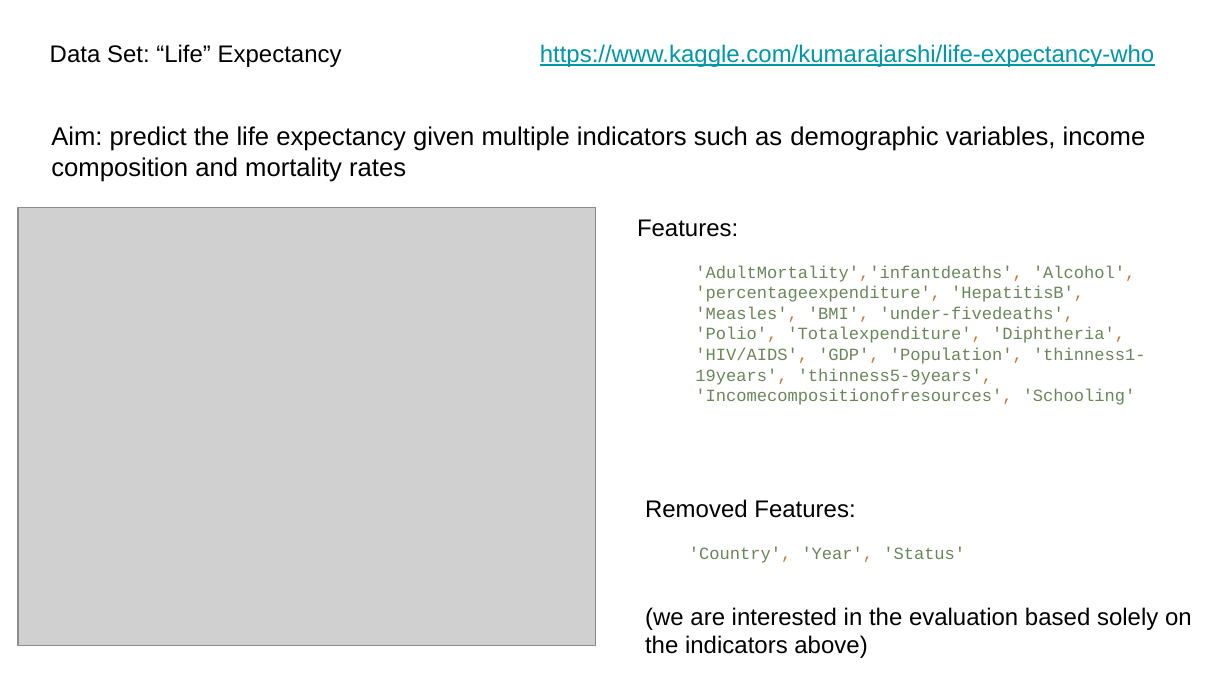
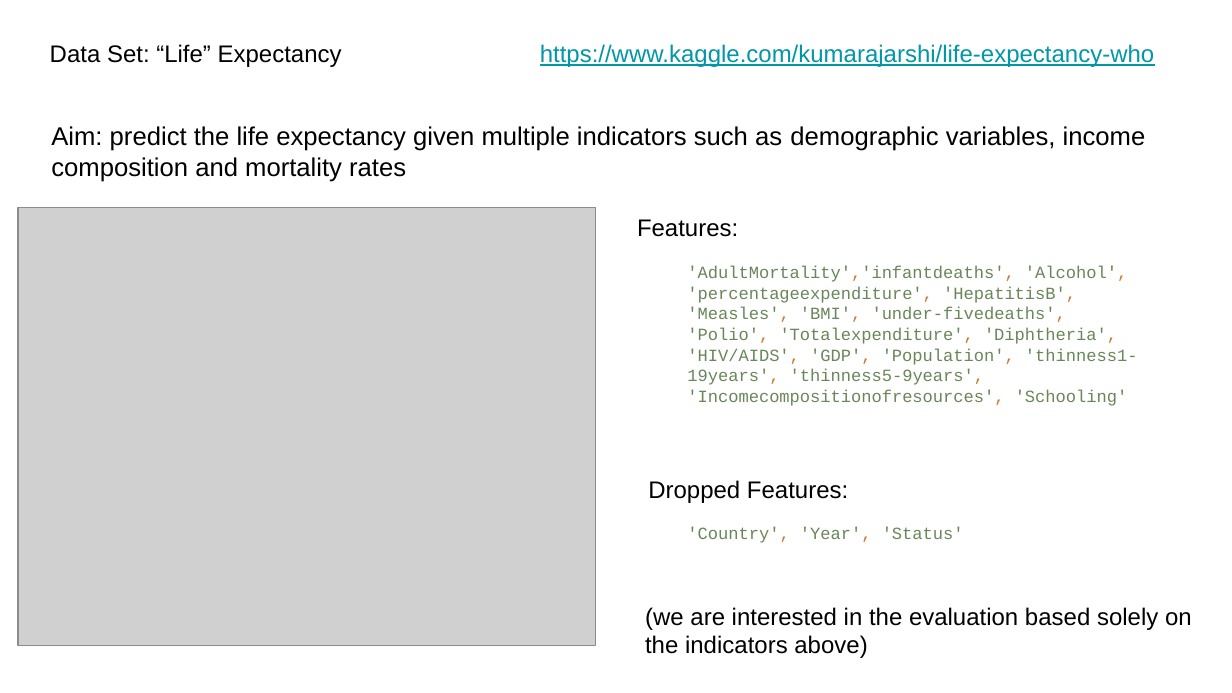
Before and after one commit to fambrogi/MachineLearning, a slide deck: slide 4 of ex_2/Slides_ML_regression.pptx (slide 5 before the commit). Drawn at 1232x693 pixels with LibreOffice and Linux fonts; fonts in the diff are those of the drawing; grey boxes stand for pictures. Boxes give left, top, right and bottom in pixels: in the first picture for what was removed or moved away, otherwise in the second. Text is boxed around its words. In the diff, an @@ line names an element or a change of style, - is before the commit and + after.

```diff
--- a/ex_2/Slides_ML_regression.pptx
+++ b/ex_2/Slides_ML_regression.pptx
@@ text "'AdultMortality','infantdeaths', 'Alcohol', 'percentageexpen ...": place and size @@
-text "'AdultMortality','infantdeaths', 'Alcohol', 'percentageexpen ..." at (695, 265, 1146, 405)
+text "'AdultMortality','infantdeaths', 'Alcohol', 'percentageexpen ..." at (687, 266, 1138, 406)
@@ text at (648, 480, 848, 503): text changed @@
-Removed Features:
+Dropped Features:
@@ text "'Country', 'Year', 'Status'": place and size @@
-text "'Country', 'Year', 'Status'" at (689, 547, 965, 563)
+text "'Country', 'Year', 'Status'" at (687, 526, 964, 543)
```
Also in this commit, not shown: 4 other slides changed, 5 slides added, 11 slides removed, 1 other file.
